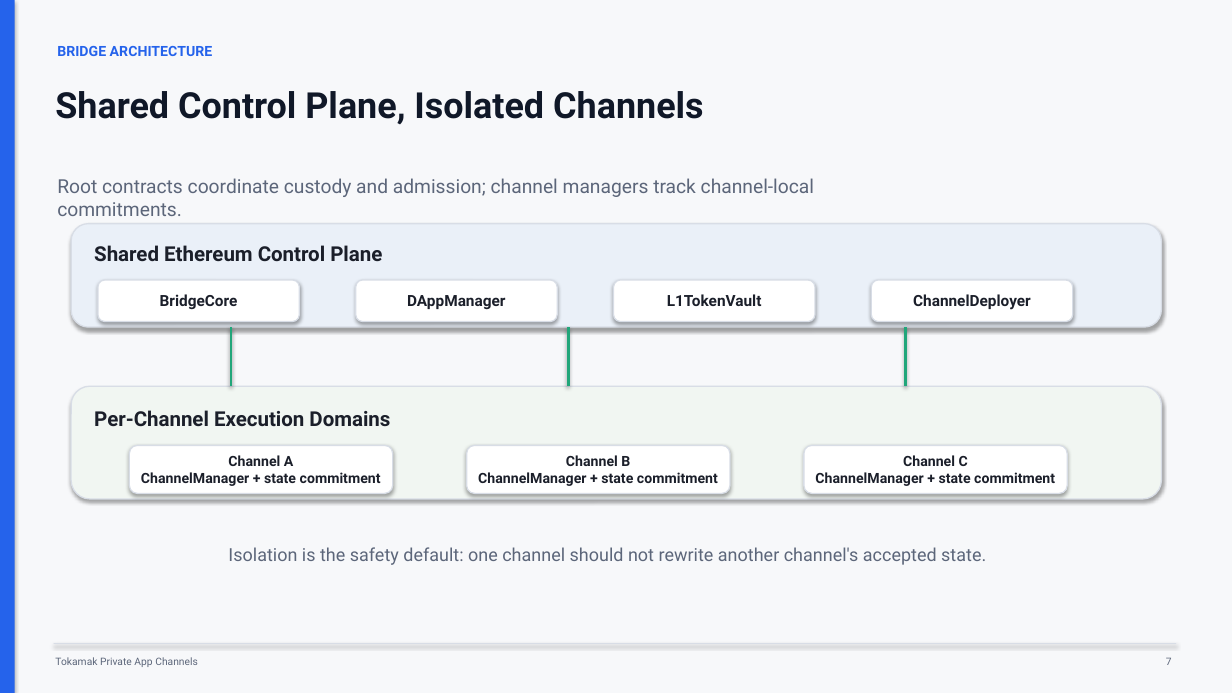
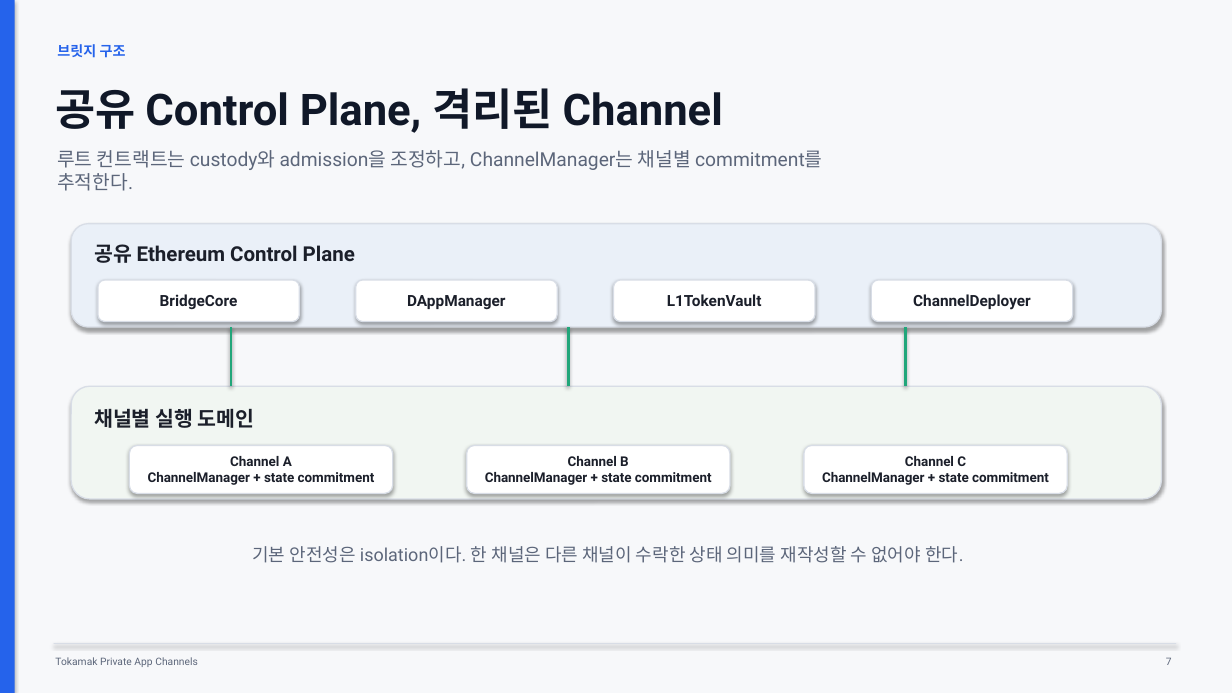
Before and after one commit to tokamak-network/Tokamak-zk-EVM-contracts, a slide deck: slide 7 of bridge/docs/dev/spec.pptx. Drawn at 1232x693 pixels with LibreOffice and Linux fonts; fonts in the diff are those of the drawing. Boxes give left, top, right and bottom in pixels: in the first picture for what was removed or moved away, otherwise in the second. Text is boxed around its words. In the diff, an @@ line names an element or a change of style, - is before the commit and + after.

Commit message:
Localize bridge deck and refresh implementation content

```diff
--- a/bridge/docs/dev/spec.pptx
+++ b/bridge/docs/dev/spec.pptx
@@ text at (57,44,126,58): text changed @@
-BRIDGE ARCHITECTURE
+브릿지 구조
@@ text at (55,88,723,133): text changed; size 28 to 34 pt @@
-Shared Control Plane, Isolated Channels
+공유 Control Plane, 격리된 Channel
@@ text at (57,150,823,191): text changed @@
-Root contracts coordinate custody and admission; channel managers track channel-local commitments.
+루트 컨트랙트는 custody와 admission을 조정하고, ChannelManager는 채널별 commitment를 추적한다.
@@ text at (94,244,355,263): text changed @@
-Shared Ethereum Control Plane
+공유 Ethereum Control Plane
@@ text at (94,409,255,428): text changed @@
-Per-Channel Execution Domains
+채널별 실행 도메인
@@ size 11 to 10.5 pt in 3 elements at (148,456,375,485), (485,456,712,485), (822,456,1049,485) @@
@@ text at (252,546,964,563): text changed @@
-Isolation is the safety default: one channel should not rewrite another channel's accepted state.
+기본 안전성은 isolation이다. 한 채널은 다른 채널이 수락한 상태 의미를 재작성할 수 없어야 한다.
```
Also in this commit, not shown: 16 other slides changed, 2 slides added, 2 slides removed.
